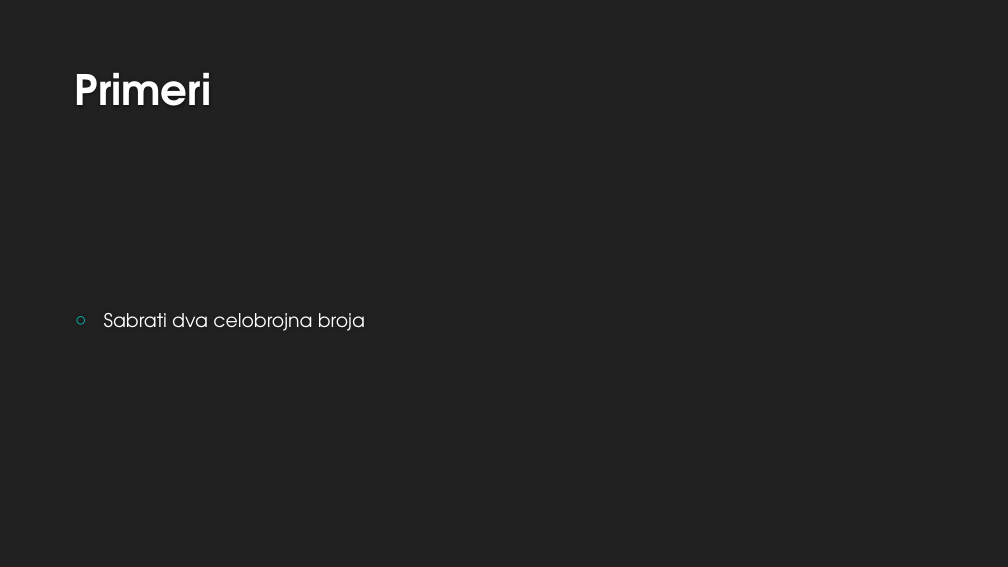
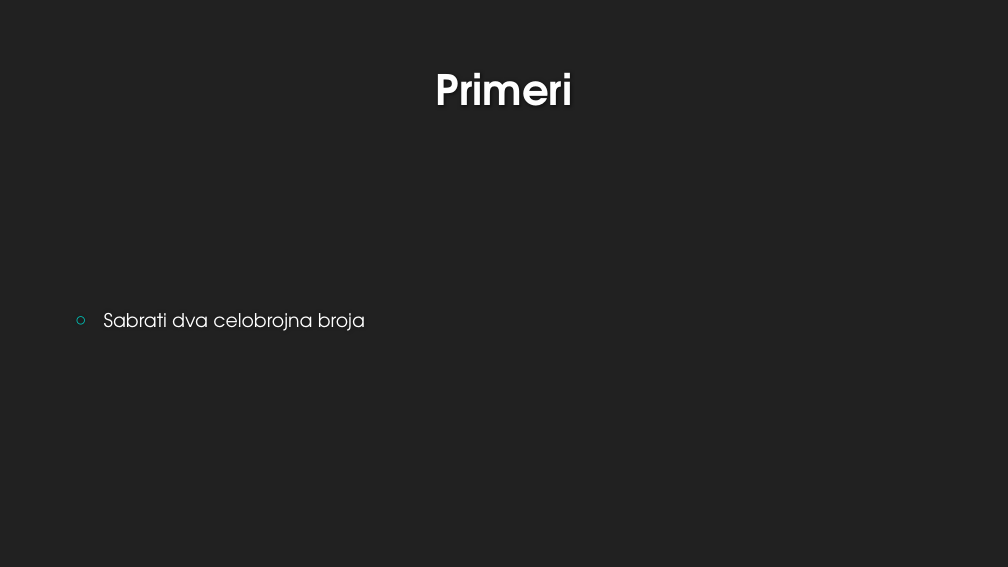
Before and after one commit to ivan95603/Blok2018, a slide deck: slide 14 of JAVA.pptx (slide 9 before the commit). Drawn at 1008x567 pixels with LibreOffice and Linux fonts; fonts in the diff are those of the drawing; background and template pictures are left out. Boxes give left, top, right and bottom in pixels: in the first picture for what was removed or moved away, otherwise in the second. Text is boxed around its words. In the diff, an @@ line names an element or a change of style, - is before the commit and + after.

```diff
--- a/JAVA.pptx
+++ b/JAVA.pptx
@@ title "Primeri" at [436, 72, 573, 106]: alignment left to centre @@
```
Also in this commit, not shown: 6 other slides changed, 5 slides added, 6 other files.
